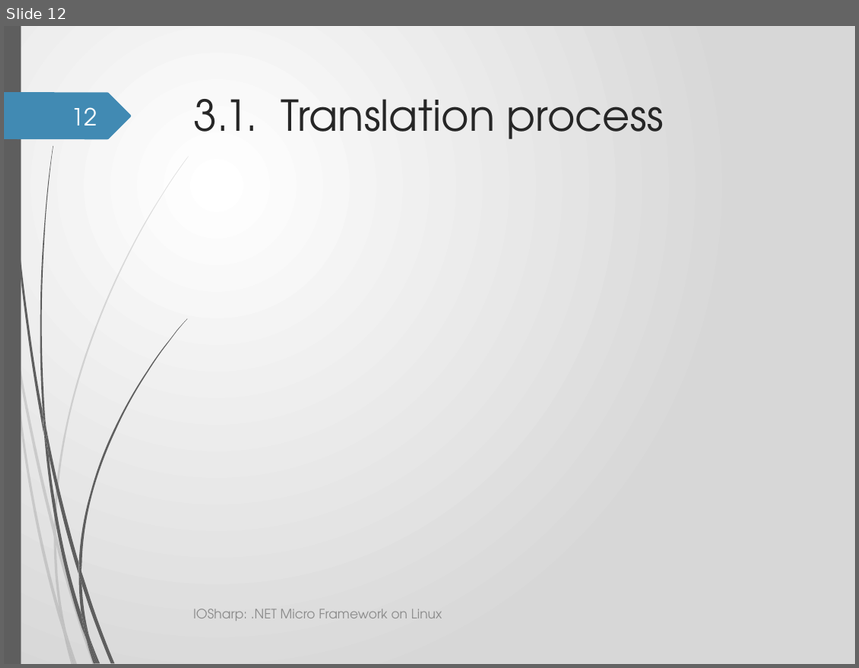
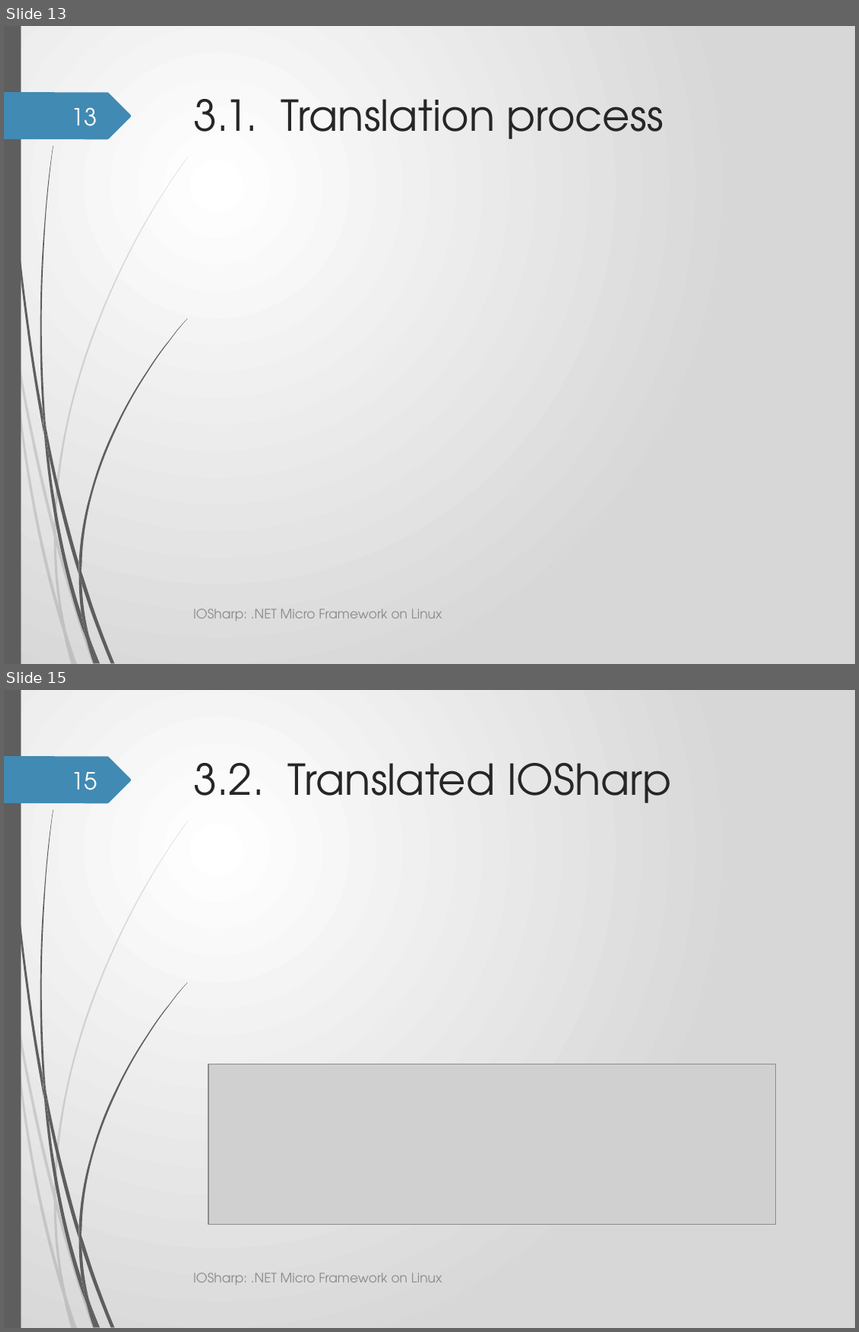
Before and after one commit to GerardSoleCa/BachelorThesisMisc, a slide deck: ThesisDoc/IOSharp.pptx. Shown one above the other, each under a label of ours: slide 12 before the commit, slides 13 and 15 after it; the slides between them are not shown. The pictures are 859x668 and 859x1332 pixels, drawn with LibreOffice and Linux fonts; fonts in the diff are those of the drawing; grey boxes stand for pictures; background and template pictures are left out. Boxes give left, top, right and bottom in pixels: in the first picture for what was removed or moved away, otherwise in the second. Text is boxed around its words. In the diff, an @@ line names an element or a change of style, - is before the commit and + after.

Commit message:
*** ppt + images

```diff
--- a/ThesisDoc/IOSharp.pptx
+++ b/ThesisDoc/IOSharp.pptx
@@ slide 15 added at box(4, 690, 855, 1328), background gradient #FFFFFF to #D7D7D7; not listed: 24 template elements that a slide beside it also shows @@
@@ page number added at box(72, 772, 97, 790), 20 pt, text #FEFFFF @@
+15
@@ title added at box(193, 763, 672, 803), 36 pt, text #262626 @@
+3.2. Translated IOSharp
@@ picture added at box(208, 1064, 776, 1224) @@
@@ text added at box(193, 1273, 442, 1285), 11 pt, text #8C8C8C @@
+IOSharp: .NET Micro Framework on Linux
@@ what was slide 12 is now slide 13 @@
@@ page number at box(72, 107, 97, 126): text changed @@
-12
+13
```
Also in this commit, not shown: 9 slides changed, 3 other slides added, 5 other files.
